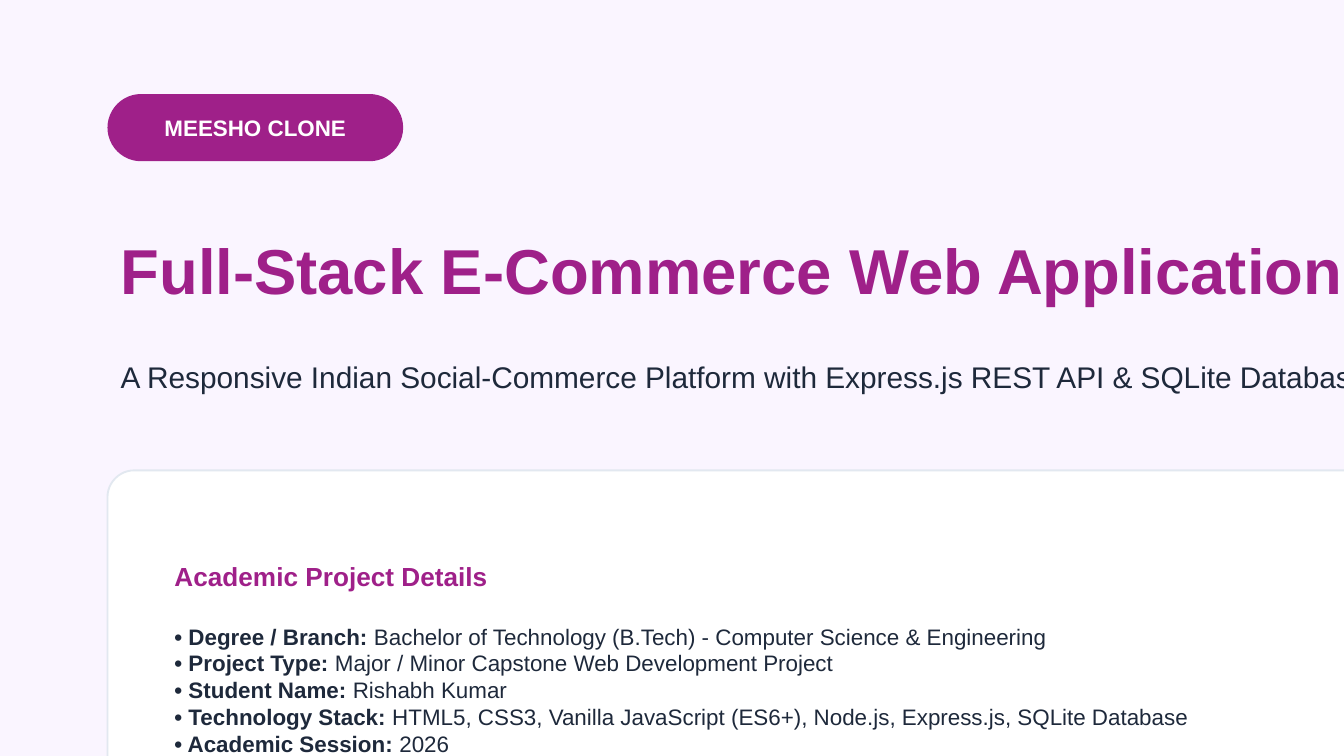
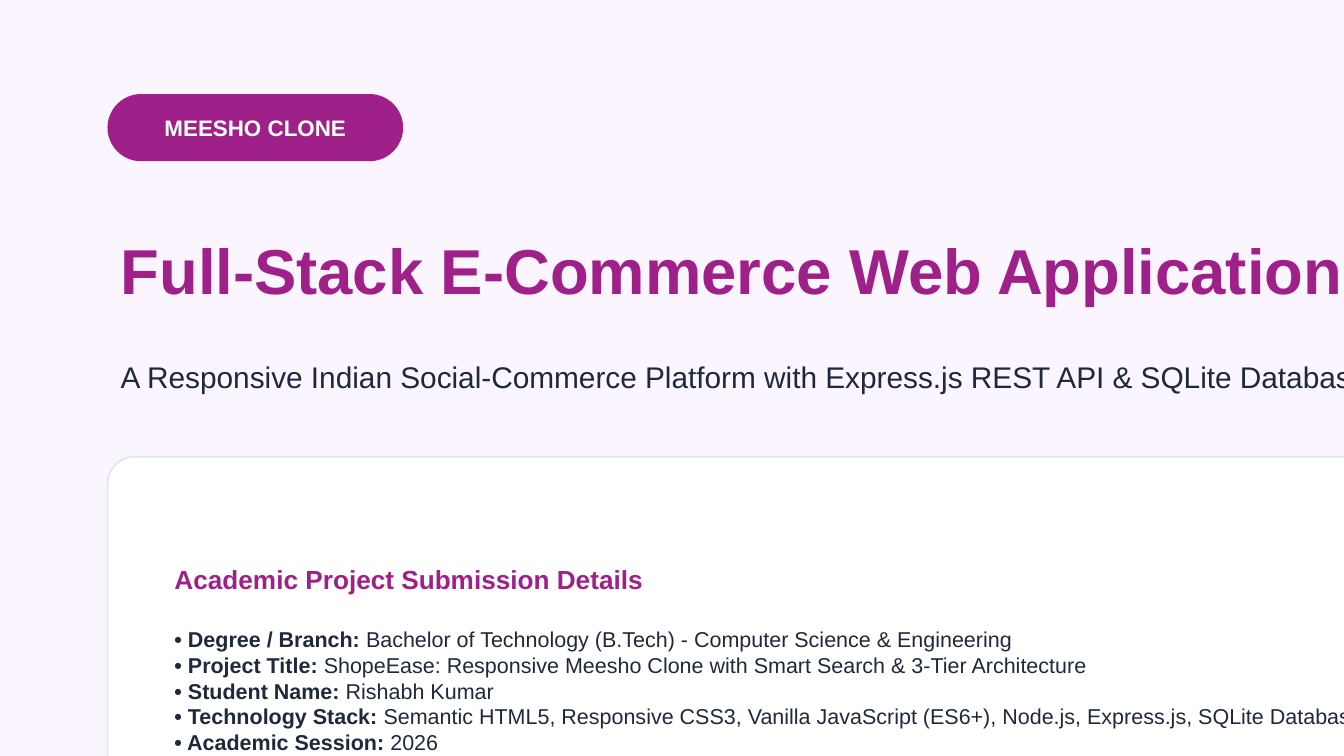
Before and after one commit to krishabh7928-jpg/meesho-clone-, a slide deck: slide 1 of Meesho_Clone_BTech_Project_Presentation.pptx. Drawn at 1344x756 pixels with LibreOffice and Linux fonts; fonts in the diff are those of the drawing. Boxes give left, top, right and bottom in pixels: in the first picture for what was removed or moved away, otherwise in the second. Text is boxed around its words. In the diff, an @@ line names an element or a change of style, - is before the commit and + after.

Commit message:
feat: complete final college submission preparation with 11 categories, smart search, 7 screenshots, updated PPTX, and docs

```diff
--- a/Meesho_Clone_BTech_Project_Presentation.pptx
+++ b/Meesho_Clone_BTech_Project_Presentation.pptx
@@ rounded rectangle: place and size @@
-rounded rectangle at (108, 470, 1344, 756)
+rounded rectangle at (108, 457, 1344, 756)
@@ rounded rectangle at (108, 457, 1344, 756): proportions changed @@
@@ text at (174, 570, 1264, 751): text changed; size 12 to 11.5 pt @@
-Academic Project Details
-• Degree / Branch: Bachelor of Technology (B.Tech) - Computer Science & Engineering
-• Project Type: Major / Minor Capstone Web Development Project
-• Student Name: Rishabh Kumar
-• Technology Stack: HTML5, CSS3, Vanilla JavaScript (ES6+), Node.js, Express.js, SQLite Database
-• Academic Session: 2026
+Academic Project Submission Details
+• Degree / Branch: Bachelor of Technology (B.Tech) - Computer Science & Engineering
+• Project Title: ShopeEase: Responsive Meesho Clone with Smart Search & 3-Tier Architecture
+• Student Name: Rishabh Kumar
+• Technology Stack: Semantic HTML5, Responsive CSS3, Vanilla JavaScript (ES6+), Node.js, Express.js, SQLite Database
+• Academic Session: 2026
```
Also in this commit, not shown: 10 other slides changed, 3 slides added, 1 slide removed, 27 other files.
